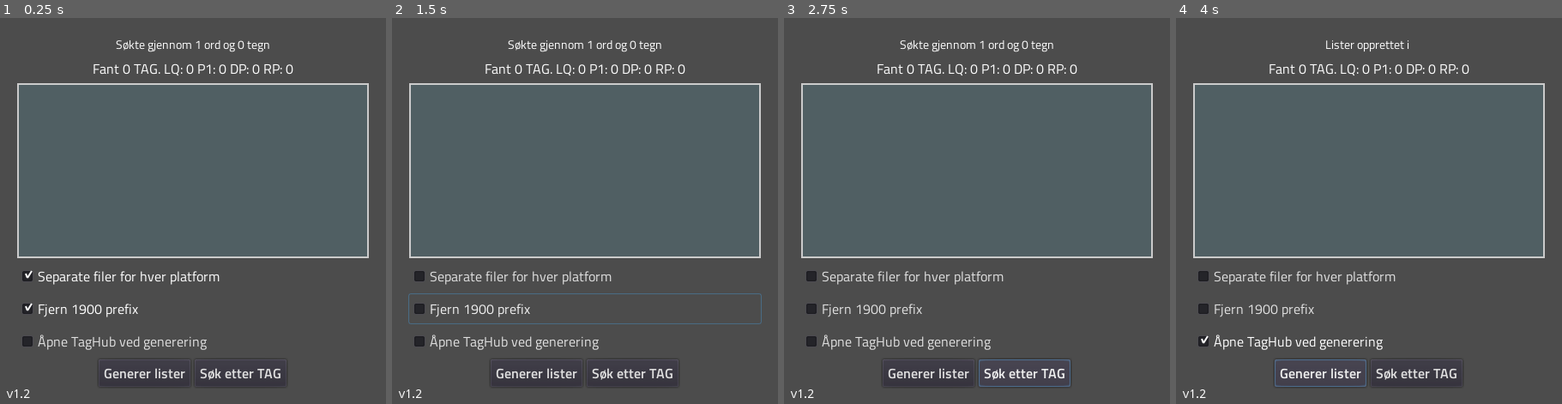
Above: before the commit, frames 1-4 (left to right).
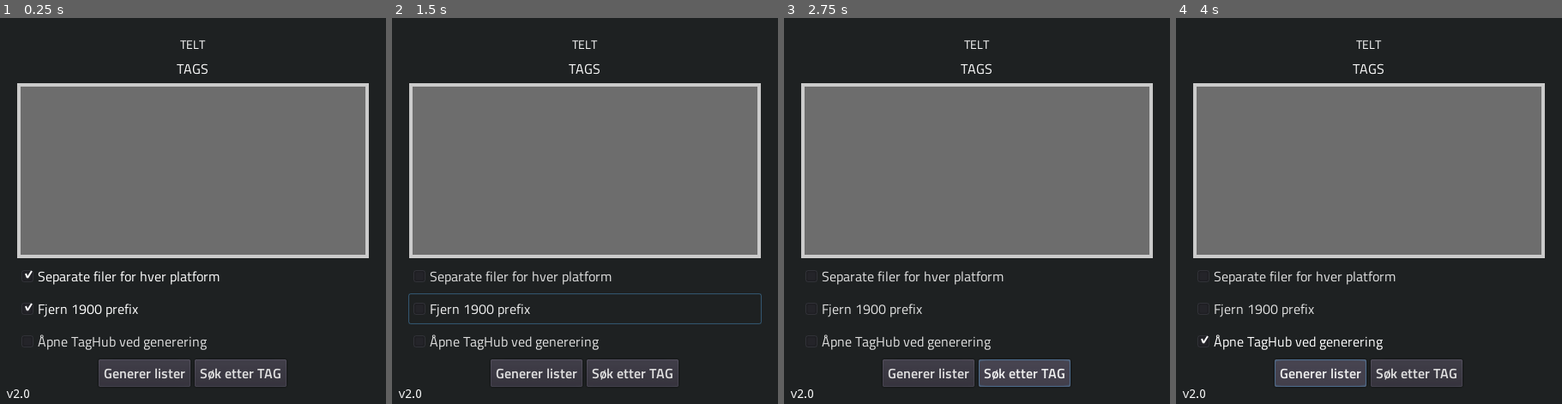
Above: after the commit, the same moments.

Repository: Keroflux/tagfinder
Game: Godot game, scene res://Control.tscn
Two runs of this game, one before a commit and one after it. Both use one fixed random seed, a clock stepped at 60 frames per second and the inputs below.
Inputs:
- Up to frame 1 (0.25 s): no input
- Up to frame 2 (1.5 s): click "Separate filer for hver platf…" at 0.5 s; click "Fjern 1900 prefix" at 1.25 s
- Up to frame 3 (2.75 s): click "Søk etter TAG" at 2 s
- Up to frame 4 (4 s): click "Åpne TagHub ved generering" at 2.75 s; click "Generer lister" at 3.5 s

The runs differ from the first frame. In frame 1, 94% of the frame differs, in the area x 0-100%, y 0-100%; in frame 2, 94%; in frame 3, 94%; in frame 4, 94%.
Error after the commit: Parse Error: Variable "result" already defined in the scope (at line 24). (res://Control.gd:29)

Commit message:
v2.0 Search rewrite to RegEx!
Perfect! much more robust. Finds every tag everywhere

Diff:
--- a/Control.gd
+++ b/Control.gd
@@ -1,6 +1,10 @@
 extends Control
 
 var dir = OS.get_system_dir(2) # Får adressen til dokumenter. Brukes til lagring
+
+var re = RegEx.new()
+var manuell = "[0-9]\\d*-[A-Z]-[A-Z]\\w+-[0-9]\\d+" # Finner tag med format 1903-A-VG23-0489B med og uten prefix
+var vanlig = "[0-9]{0,4}-?[A-Z]{1}-[0-9]{2}[A-Z]{2,4}[0-9]{3,4}[A-D]?" # Finner 1900-A-23PSV2671B med og uten prefix
 
 var TAG =  []   # Liste for alle tagnummer
 var TAGL = []   # Liste for LQ tagnummer
@@ -14,53 +18,52 @@
 func _ready():
 	search() # Kjører et søk ved oppstart av programmet
 
+#Søker gjennom text fra utklipsstavlen og skjekker dem opp mot RegEx
+#Alle matcher blir lagt i en liste, sortert, telt, og plassert i scrollboxen
+func search():
+	var result
+	var charct = 0
+	var text = OS.get_clipboard() # Får teksten fra clipboardet til PCen
+	charct = text.length()
+	re.compile(vanlig)
+	for result in re.search_all(text):
+		var t = result.get_string()
+		t = t.lstrip("0123456789-")
+		if TAG.has(t):
+			pass
+		else:
+			TAG.append(t)
+	re.compile(manuell)
+	for result in re.search_all(text):
+		var t = result.get_string()
+		t = t.lstrip("0123456789-")
+		if TAG.has(t):
+			pass
+		else:
+			TAG.append(t)
+	TAG.sort()
 
-# Søker gjennom teksten fra utklippstaveln. Deler den opp i ord som sendes
-# ett og ett til is_tag funksjonen
-func search():
-	var words = 0
-	var charcnt = 0
-	var message = OS.get_clipboard() # Får teksten fra clipboardet til PCen
-	var textList = message.split('\n')
-	var jointList = textList.join(' ')
-	textList = jointList.split(' ')
-
-	for i in range(len(textList)):
-		words += 1
-		charcnt += len(textList[i])
-		is_tag(textList[i])
-
+	add_prefix()
 	separate_tag()
 	count_tag()
 	fill_scrollbox()
-	$MC/VBC/Label.text = 'Søkte gjennom ' + str(words) + ' ord og ' + str(charcnt) + ' tegn'
+	$MC/VBC/Label.text = 'Søkte gjennom ' + str(charct) + ' tegn'
 
-
-# Får ett og ett ord fra search funksjonen og ser om det matcher tag formatet til JSF
-# Alle matcher blir puttet i lister
-func is_tag(text):
-	if len(text) < 9:
-		return false
-	for x in range(0, 3):
-		if not text[x].is_valid_integer():
-			return false
-	if text[4] != '-':
-		return false
-	if not text[5].is_valid_identifier():
-		return false
-	if text[6] != '-':
-		return false
-
-	if $MC/VBC/Prefix.pressed: # Fjerner 1900 prefix
-		text = text.lstrip('123456790-.')
-		if not TAG.has(text):
-			TAG.append(text)
-	else: # Lagrer TAG med 1900 prefix
-		if not TAG.has(text):
-			TAG.append(text)
-
-	TAG.sort()
-
+# Legger til prefix på tag om det er valgt
+func add_prefix():
+	if not $MC/VBC/Prefix.pressed:
+		var newTAG = []
+		for tag in TAG.size():
+			var t = TAG[tag]
+			if t.begins_with('L'):
+				t = "1900-" + t
+			elif t.begins_with('A'):
+				t = "1901-" + t
+			elif t.begins_with('D'):
+				t = "1902-" + t
+			elif t.begins_with('R'):
+				t = "1903-" + t
+			TAG[tag] = t
 
 # Teller antall tagnummer i listene
 func count_tag():
@@ -71,7 +74,6 @@
 	var tot = len(TAG)
 	$MC/VBC/TAG.text = 'Fant ' + str(tot) + ' TAG. LQ: ' + str(lq) + ' P1: ' + str(p1) + ' DP: ' + str(dp) + ' RP: ' + str(rp)
 
-
 # Fyller scrollboxen med tagene som er funnet
 func fill_scrollbox():
 	for child in $MC/VBC/TagListe/VBC.get_children():
@@ -80,10 +82,10 @@
 		var a = TAGlabel.instance()
 		a.get_child(0).text = tag
 		a.index = tag
+		a.indexP = tag
 		a.connect("delte_tag", self, "_on_Delete_tag")
 		a.connect("open_stid", self, "_on_Open_STID")
 		$MC/VBC/TagListe/VBC.add_child(a)
-
 
 # Separerer tag per platform
 func separate_tag():
@@ -113,20 +115,17 @@
 			if tag[5].begins_with('R') and not TAGR.has(tag):
 				TAGR.append(tag)
 
-
 # Funkjson for å slette TAG før lagring
-func _on_Delete_tag(index):
-	var a = TAG.find(index)
+func _on_Delete_tag(indexP):
+	var a = TAG.find(indexP)
 	TAG.remove(a)
 	fill_scrollbox()
 	separate_tag()
 	count_tag()
 
-
 # Funksjon for å åpne et STID søk med valgt TAG
 func _on_Open_STID(index):
 	OS.shell_open('http://tips.statoil.no/TagDetails.aspx?inst_code=JSV&tag_no=' + str(index) + '&search=tag')
-
 
 # Funksjon for å lagre tag i .txt filer
 func save(text, id):
@@ -137,7 +136,6 @@
 		save.open(dir + '\\tagListe' + id + '.txt', File.WRITE)
 		save.store_line(tagsort)
 		save.close()
-
 
 # Knapp for generering av lister
 func _on_GenererLister_pressed():
@@ -156,7 +154,6 @@
 	if $MC/VBC/Taghub.pressed: # Åpner TagHub
 		OS.shell_open('https://taghub.equinor.com/')
 
-
 # Knapp for last/søk på nytt
 func _on_Reload_pressed():
 	TAGL = []
@@ -166,7 +163,6 @@
 	TAG = []
 	search()
 
-
 # TODO: lage funksjon for å velge hvor filene skal opprettes
 func new_dir(path):
 	dir = Directory.new()
--- a/Control.tscn
+++ b/Control.tscn
@@ -18,11 +18,11 @@
 content_margin_right = 5.0
 content_margin_top = 5.0
 content_margin_bottom = 5.0
-bg_color = Color( 0.317647, 0.376471, 0.392157, 1 )
-border_width_left = 2
-border_width_top = 2
-border_width_right = 2
-border_width_bottom = 2
+bg_color = Color( 0.431373, 0.431373, 0.431373, 1 )
+border_width_left = 4
+border_width_top = 4
+border_width_right = 4
+border_width_bottom = 4
 
 [sub_resource type="DynamicFont" id=4]
 font_data = ExtResource( 3 )
@@ -37,6 +37,14 @@
 anchor_right = 1.0
 anchor_bottom = 1.0
 script = ExtResource( 1 )
+__meta__ = {
+"_edit_use_anchors_": false
+}
+
+[node name="ColorRect" type="ColorRect" parent="."]
+anchor_right = 1.0
+anchor_bottom = 1.0
+color = Color( 0.121569, 0.133333, 0.137255, 1 )
 __meta__ = {
 "_edit_use_anchors_": false
 }
@@ -176,7 +184,7 @@
 margin_top = 432.0
 margin_right = 52.0
 margin_bottom = 446.0
-text = "v1.2"
+text = "v2.0"
 __meta__ = {
 "_edit_use_anchors_": false
 }
--- a/Tagbutton.gd
+++ b/Tagbutton.gd
@@ -3,6 +3,7 @@
 signal delte_tag
 signal open_stid
 var index = -1
+var indexP = -1
 
 func _ready():
 	var a = StyleBoxFlat.new()
@@ -24,7 +25,7 @@
 
 
 func _on_Delete_pressed():
-	emit_signal("delte_tag", index)
+	emit_signal("delte_tag", indexP)
 
 
 func _on_STID_pressed():
Not shown: 2 places in Tagbutton.tscn that only renumber resources
